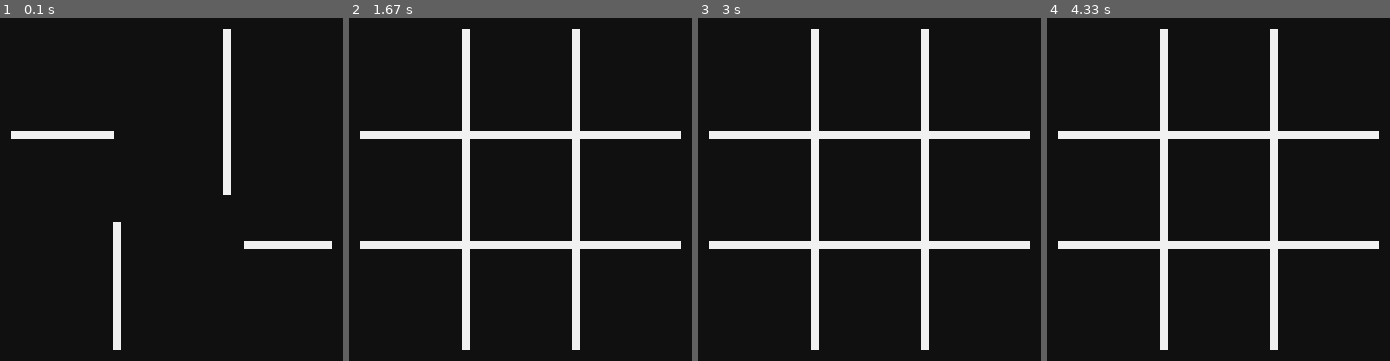
Above: before the commit, frames 1-4 (left to right).
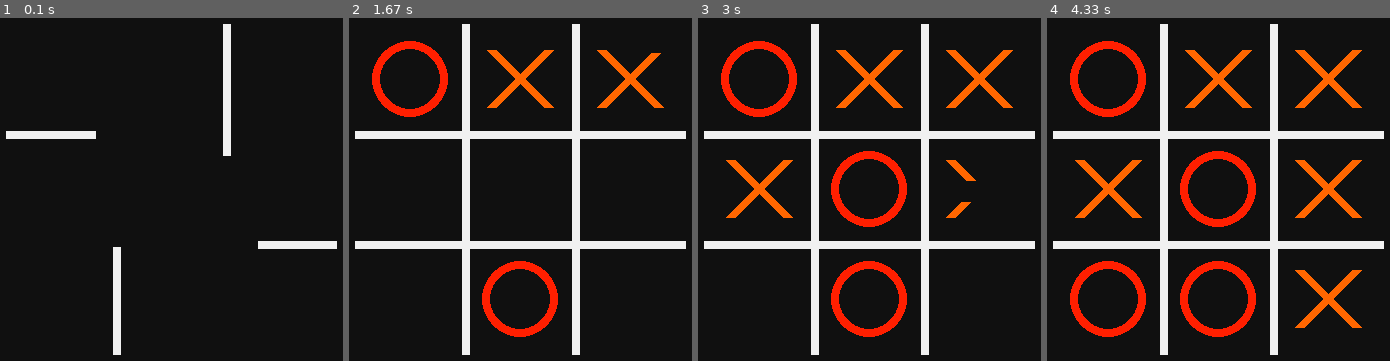
Above: after the commit, the same moments.

Repository: sparshg/py-games
Game: pygame game, started from tictactoe.py
Two runs of this game, one before a commit and one after it. Both use one fixed random seed, a clock stepped at 60 frames per second and the inputs below.
Inputs (mouse positions are in pixels of both pictures, inside the frame that each line leads up to):
- Up to frame 1 (0.1 s): no input
- Up to frame 2 (1.67 s): press the mouse at (630, 79) at 0.37 s; move the mouse to (561, 79) at 0.47 s; release the mouse at (496, 79) at 0.6 s; press the mouse at (410, 79) at 0.7 s; move the mouse to (486, 175) at 0.8 s; release the mouse at (565, 271) at 0.93 s; press the mouse at (630, 189) at 1.03 s; move the mouse to (623, 158) at 1.13 s; release the mouse at (613, 131) at 1.27 s; click (397, 124) at 1.38 s
- Up to frame 3 (3 s): click (759, 189) at 1.72 s; press the mouse at (746, 124) at 2.03 s; move the mouse to (787, 138) at 2.13 s; release the mouse at (831, 151) at 2.27 s; click (979, 189) at 2.88 s
- Up to frame 4 (4.33 s): click (1108, 299) at 3.22 s; click (1328, 299) at 3.55 s

The runs differ from the first frame. In frame 1, 0.8% of the frame differs, in the area x 1-99%, y 1-99%; in frame 2, 5.0%; in frame 3, 7.8%; in frame 4, 11%.

Commit message:
Mouse click detection added

Diff:
--- a/tictactoe.py
+++ b/tictactoe.py
@@ -14,15 +14,18 @@
 # Declare some constants and variables
 WIDTH, HEIGHT = (600, 400)
 FPS = 60
-WHITE = "#f1f1f1"
+WHITE = "#F1F1F1"
 BLACK = "#101010"
-ORANGE = "#ff6600"
+ORANGE = "#FF6600"
+RED = "#FF1F00"
 
 
 class Frame:
-    def __init__(self, length=320, gap=110):
-        self.length = length
+    def __init__(self, gap=110):
+        self.length = 3 * gap
         self.gap = gap
+        self.moves = []
+        self.turn = 1
         # fmt: off
         self.points = self.cartesian([
             [self.gap/2, self.length/2], [self.gap/2, -self.length/2],
@@ -31,8 +34,16 @@
             [self.length/2, -self.gap/2], [-self.length/2, -self.gap/2],
         ])
         # fmt: on
+        self.rects = []
+        for i in range(3):
+            for j in range(3):
+                self.rects.append(
+                    pygame.Rect((-1.5 + 1 * j) * gap, (1.5 - 1 * i) * gap, gap, gap)
+                )
+        self.rects = self.cartesian(self.rects)
+
         self.animations = [
-            Animate(500 + i * 100).line(self.points[i], self.points[i + 1])
+            Animate(700 + i * 100).line(self.points[i], self.points[i + 1])
             for i in range(0, len(self.points), 2)
         ]
 
@@ -44,14 +55,32 @@
             coord[1] = -coord[1] + new_origin[1]
         return coords
 
+    def detect_click(self, pos):
+        for rect in self.rects:
+            if rect.collidepoint(pos):
+                self.moves.append(OX(self.turn, rect.center))
+                self.turn = 1 - self.turn
+                self.rects.remove(rect)
+                break
+
     def draw(self):
         for animation in self.animations:
             animation.play()
+        for move in self.moves:
+            move.draw()
 
 
 class OX:
-    def __init__(self, _type):
+    def __init__(self, _type, center):
         self.type = _type
+        self.center = center
+        if _type == 1:
+            self.animation = Animate(color=ORANGE).cross(center)
+        elif _type == 0:
+            self.animation = Animate(color=RED).circle(center)
+
+    def draw(self):
+        self.animation.play()
 
 
 class Animate:
@@ -82,7 +111,7 @@
         self.length = self.p.magnitude()
         return self
 
-    def circle(self, center=[WIDTH / 2, HEIGHT / 2], radius=40, width=8):
+    def circle(self, center=[WIDTH / 2, HEIGHT / 2], radius=38, width=8):
         self.type = "circle"
         self.finished = False
         self.width = width
@@ -121,7 +150,9 @@
 
         if not self.finished:
             if pygame.time.get_ticks() < self.final_time and not skip:
-                fraction = (pygame.time.get_ticks() - self.start_time) / self.dur
+                fraction = (
+                    pygame.time.get_ticks() - self.start_time
+                ) / self.dur + 0.001
                 if self.type == "line":
                     self.p.scale_to_length(self.length * self.function(fraction))
                 elif self.type == "circle":
@@ -159,6 +190,8 @@
         for event in pygame.event.get():
             if event.type == pygame.QUIT:
                 Main.running = False
+            if event.type == pygame.MOUSEBUTTONUP:
+                self.frame.detect_click(pygame.mouse.get_pos())
 
     def draw(self):
         Main.win.fill(BLACK)
